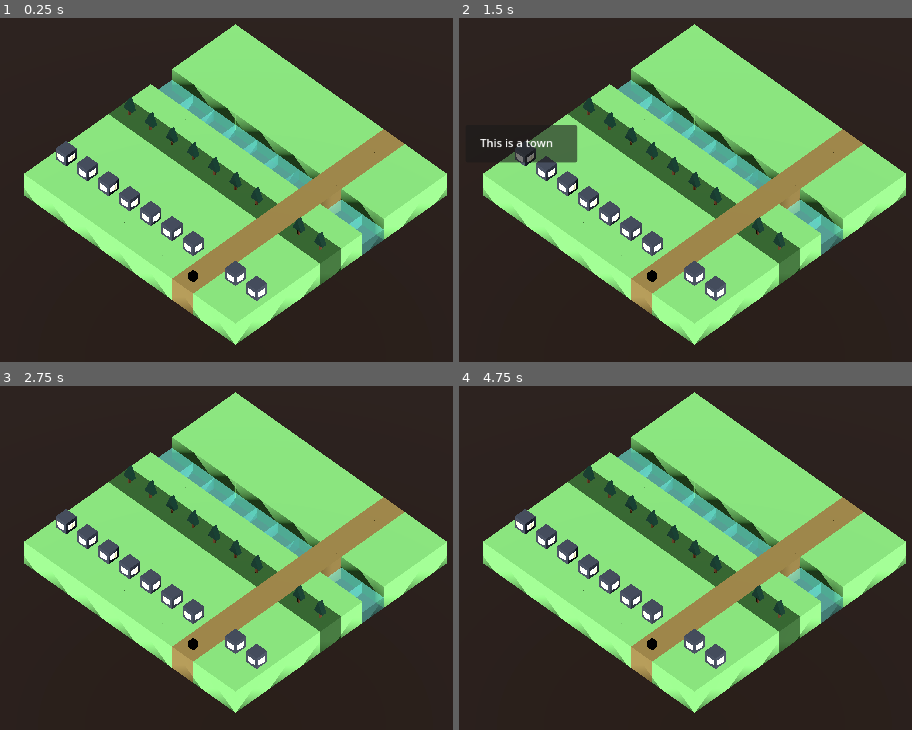
Above: before the commit, frames 1-4 (two rows, left to right).
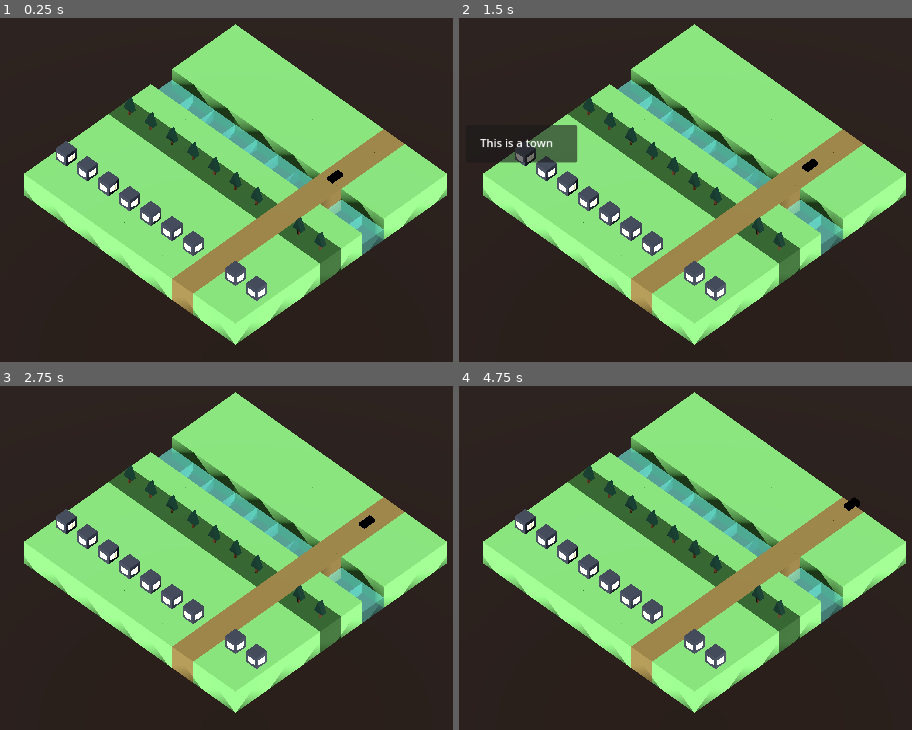
Above: after the commit, the same moments.

Repository: maryilewis/fantasy-railroad
Game: Godot game, scene res://World Map/World Map.tscn
Same seed, same stepped clock (60 frames per second), same inputs: the game is played once before the commit and once after it.
Inputs (mouse positions are in pixels of both pictures, inside the frame that each line leads up to):
- Up to frame 1 (0.25 s): no input
- Up to frame 2 (1.5 s): move the mouse to (871, 114) at 0.52 s; tap Enter at 1.25 s; move the mouse to (536, 159) at 1.27 s
- Up to frame 3 (2.75 s): move the mouse to (317, 406) at 2.02 s
- Up to frame 4 (4.75 s): tap Space at 2.75 s; move the mouse to (653, 595) at 2.77 s; tap Enter at 3.5 s; move the mouse to (outside the picture) at 3.52 s; move the mouse to (outside the picture) at 4.27 s

The runs differ from the first frame. In frame 1, 0.1% of the frame differs, in the area x 41-76%, y 28-77%; in frame 2, 0.1%; in frame 3, 0.1%; in frame 4, 0.2%, in the area x 41-89%, y 28-77%.

Commit message:
choo choo mfr

Diff:
--- a/Square Scenes/road.gd
+++ b/Square Scenes/road.gd
@@ -1,3 +1,4 @@
+class_name RoadNode
 extends Node3D
 
 var path_progress = 0
@@ -7,11 +8,19 @@
 func _ready():
 	pass # Replace with function body.
 
+# Called every frame. 'delta' is the elapsed time since the previous frame.
+func _process(_delta):
+	$PathEW/PathFollowEW.progress += speed
+	$PathWE/PathFollowWE.progress += speed
 
-# Called every frame. 'delta' is the elapsed time since the previous frame.
-func _process(delta):
-	$Path3D/PathFollowEW.progress += speed
+func remove_path_child():
+	$PathEW/PathFollowEW/RemoteTransform3D.remote_path = ""
+	$PathWE/PathFollowWE/RemoteTransform3D.remote_path = ""
 
-func _add_child_ew(node):
-	$Path3D/PathFollowEW.add_child(node)
-	$Path3D/PathFollowEW.progress = 0
+func add_path_child_ew(node):
+	$PathEW/PathFollowEW/RemoteTransform3D.remote_path = node.get_path()
+	return $PathEW/PathFollowEW
+
+func add_path_child_we(node):
+	$PathWE/PathFollowWE/RemoteTransform3D.remote_path = node.get_path()
+	return $PathWE/PathFollowWE
--- a/Square Scenes/road.tscn
+++ b/Square Scenes/road.tscn
@@ -28,10 +28,22 @@
 [node name="MeshInstance3D" type="MeshInstance3D" parent="StaticBody3D/CollisionShape3D"]
 mesh = SubResource("BoxMesh_v0745")
 
-[node name="Path3D" type="Path3D" parent="."]
+[node name="PathEW" type="Path3D" parent="."]
 transform = Transform3D(-4.37114e-08, 0, 1, 0, 1, 0, -1, 0, -4.37114e-08, 0, 0.5, 0)
 curve = SubResource("Curve3D_8o802")
 
-[node name="PathFollowEW" type="PathFollow3D" parent="Path3D"]
-transform = Transform3D(-0.00564952, 0, -0.999974, 0, 1, 0, 0.999974, 0, -0.00564952, -0.434439, 0, -0.0136887)
+[node name="PathFollowEW" type="PathFollow3D" parent="PathEW"]
+transform = Transform3D(-0.00564952, 0, -0.999973, 0, 1, 0, 0.999973, 0, -0.00564952, -0.434439, 0, -0.0136887)
 progress = 0.0857868
+
+[node name="RemoteTransform3D" type="RemoteTransform3D" parent="PathEW/PathFollowEW"]
+
+[node name="PathWE" type="Path3D" parent="."]
+transform = Transform3D(1.19249e-08, 0, -1, 0, 1, 0, 1, 0, 1.19249e-08, 0, 0.5, 0)
+curve = SubResource("Curve3D_8o802")
+
+[node name="PathFollowWE" type="PathFollow3D" parent="PathWE"]
+transform = Transform3D(-0.00564952, 0, -0.999973, 0, 1, 0, 0.999973, 0, -0.00564952, -0.434439, 0, -0.0136887)
+progress = 0.0857868
+
+[node name="RemoteTransform3D" type="RemoteTransform3D" parent="PathWE/PathFollowWE"]
--- a/Vehicles/train.tscn
+++ b/Vehicles/train.tscn
@@ -17,7 +17,7 @@
 [node name="StaticBody3D" type="StaticBody3D" parent="."]
 
 [node name="CollisionShape3D" type="CollisionShape3D" parent="StaticBody3D"]
-transform = Transform3D(0.25, 0, 0, 0, 0.25, 0, 0, 0, 0.25, 0, 0, 0)
+transform = Transform3D(0.25, 0, 0, 0, 0.25, 0, 0, 0, 0.5, 0, 0, 0)
 shape = SubResource("BoxShape3D_xhrlj")
 
 [node name="MeshInstance3D" type="MeshInstance3D" parent="StaticBody3D/CollisionShape3D"]
--- a/World Map/World Map.tscn
+++ b/World Map/World Map.tscn
@@ -1,6 +1,7 @@
-[gd_scene load_steps=4 format=3 uid="uid://ds25bg34pn02h"]
+[gd_scene load_steps=5 format=3 uid="uid://ds25bg34pn02h"]
 
 [ext_resource type="Script" path="res://World Map/world_map.gd" id="1_5q762"]
+[ext_resource type="PackedScene" uid="uid://d0oi384hcdjy7" path="res://Vehicles/train.tscn" id="3_rk0v2"]
 [ext_resource type="PackedScene" uid="uid://cdl5y03o54drt" path="res://World Map/underground.tscn" id="4_hp1to"]
 
 [sub_resource type="Environment" id="Environment_kx0va"]
@@ -22,3 +23,5 @@
 size = 15.0
 
 [node name="underground" parent="." instance=ExtResource("4_hp1to")]
+
+[node name="Train" parent="." instance=ExtResource("3_rk0v2")]
--- a/World Map/world_map.gd
+++ b/World Map/world_map.gd
@@ -10,11 +10,16 @@
 @onready var train = preload("res://Vehicles/train.tscn")
 
 var train_instance
+var train_progress: PathFollow3D
+var current_road: RoadNode
+var current_j = 2
+var direction = -1
 
 # Called when the node enters the scene tree for the first time.
 func _ready():
 	create_map()
-	add_train()
+	train_instance = $Train
+	move_train_along()
 
 func create_map():
 	for i in range(10):
@@ -40,11 +45,23 @@
 			WorldMapData.map_nodes[i].append(new_square)
 
 
-func add_train():
-	train_instance = train.instantiate()
-	var target = WorldMapData.map_nodes[7][9]
-	target.add_child(train_instance)
+func move_train_along():
+	if (current_road != null):
+		current_road.remove_path_child()
+	current_road = WorldMapData.map_nodes[7][current_j]
+	if (direction == -1):
+		train_progress = current_road.add_path_child_ew(train_instance)
+	elif (direction == 1):
+		train_progress = current_road.add_path_child_we(train_instance)
+
 
 # Called every frame. 'delta' is the elapsed time since the previous frame.
 func _process(_delta):
-	pass
+	if (train_progress.progress_ratio >= .99):
+		if (current_j == 9 and direction == 1):
+			direction = -1
+		elif (current_j == 0 and direction == -1):
+			direction = 1
+		else:
+			current_j += direction
+		move_train_along()
